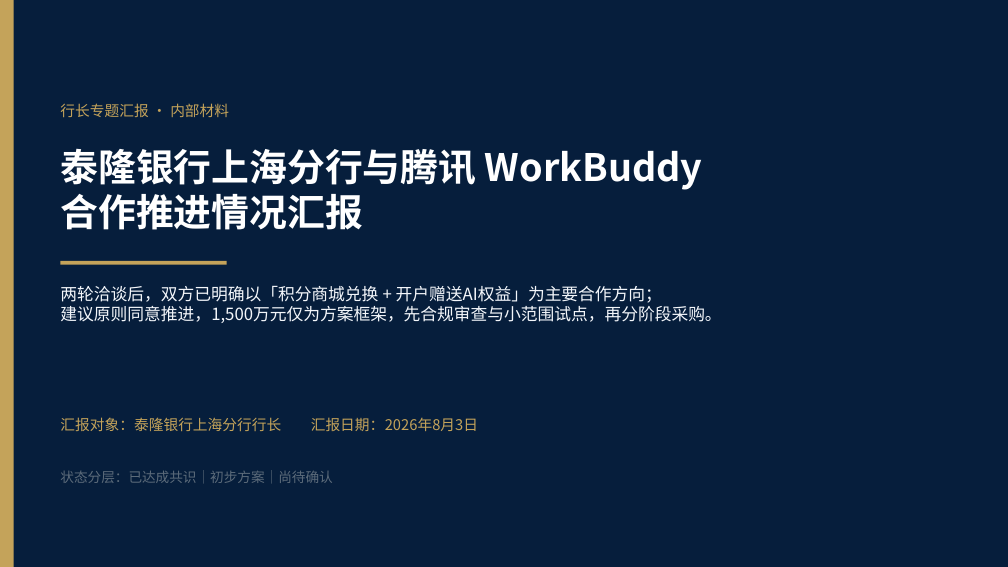
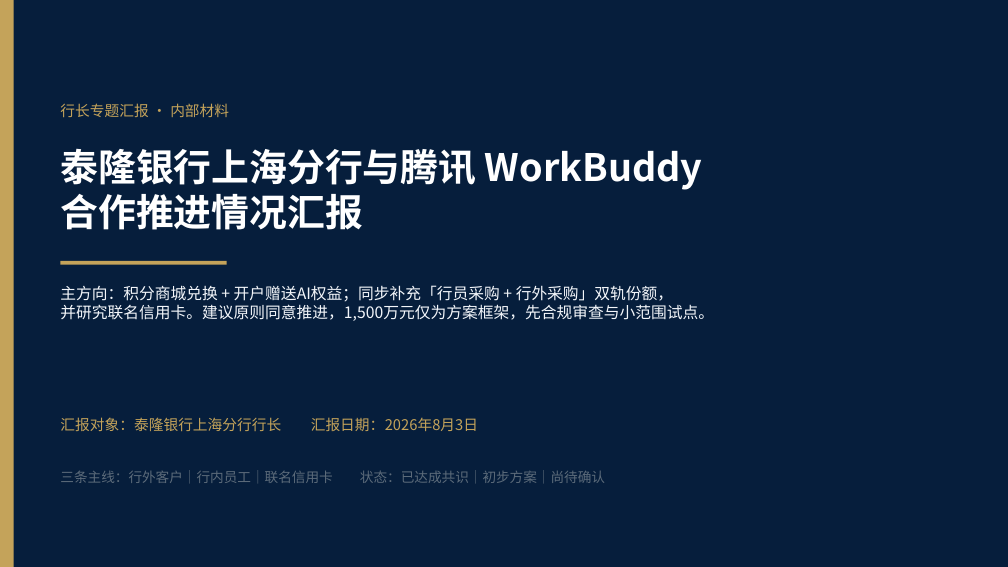
Before and after one commit to hujigang2010-maker/AIDEN, a slide deck: slide 1 of deliverables/泰隆银行上海分行与腾讯WorkBuddy合作推进情况汇报_20260803.pptx. Drawn at 1008x567 pixels with LibreOffice and Linux fonts; fonts in the diff are those of the drawing. Boxes give left, top, right and bottom in pixels: in the first picture for what was removed or moved away, otherwise in the second. Text is boxed around its words. In the diff, an @@ line names an element or a change of style, - is before the commit and + after.

```diff
--- a/deliverables/泰隆银行上海分行与腾讯WorkBuddy合作推进情况汇报_20260803.pptx
+++ b/deliverables/泰隆银行上海分行与腾讯WorkBuddy合作推进情况汇报_20260803.pptx
@@ text at [60, 285, 714, 321]: text changed; size 16 to 15 pt @@
-两轮洽谈后，双方已明确以「积分商城兑换 + 开户赠送AI权益」为主要合作方向；
-建议原则同意推进，1,500万元仅为方案框架，先合规审查与小范围试点，再分阶段采购。
+主方向：积分商城兑换 + 开户赠送AI权益；同步补充「行员采购 + 行外采购」双轨份额，
+并研究联名信用卡。建议原则同意推进，1,500万元仅为方案框架，先合规审查与小范围试点。
@@ text at [60, 470, 605, 483]: text changed @@
-状态分层：已达成共识｜初步方案｜尚待确认
+三条主线：行外客户｜行内员工｜联名信用卡 状态：已达成共识｜初步方案｜尚待确认
```
Also in this commit, not shown: 3 other slides changed, 1 slide added, 1 slide removed, 4 other files.
